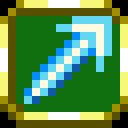
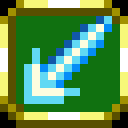
Layer changes from the first (128, 128) image to the second:
painted on "Layer 2" over [24, 16, 112, 104]
